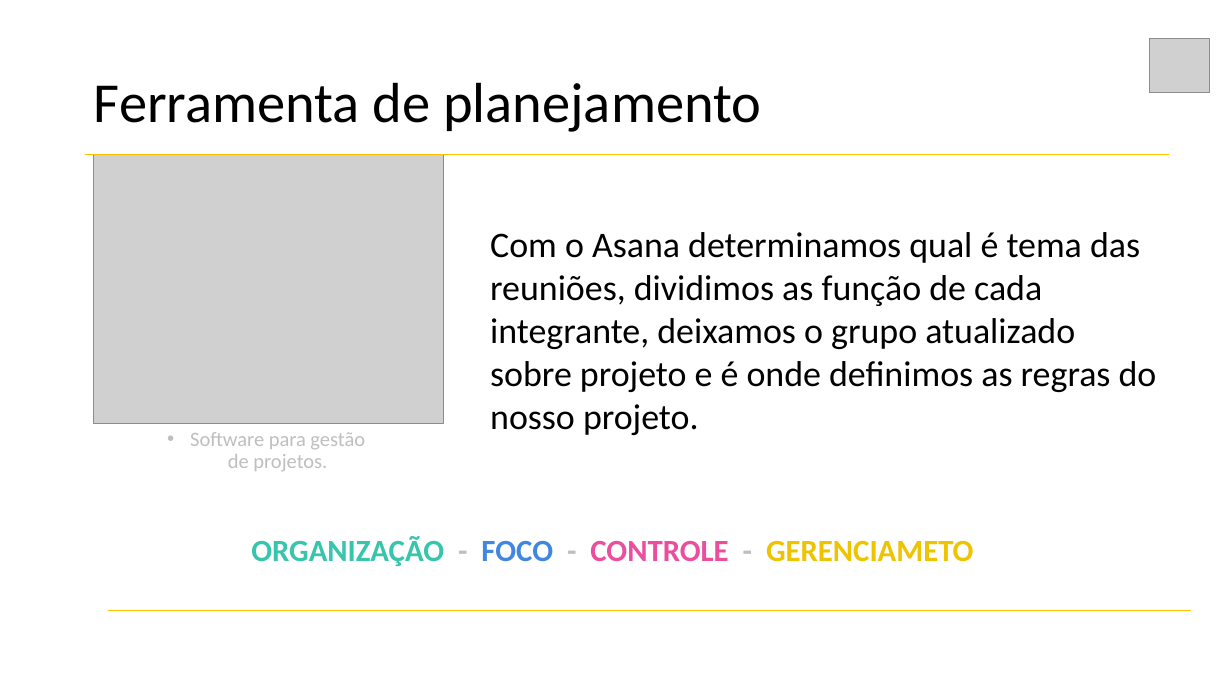
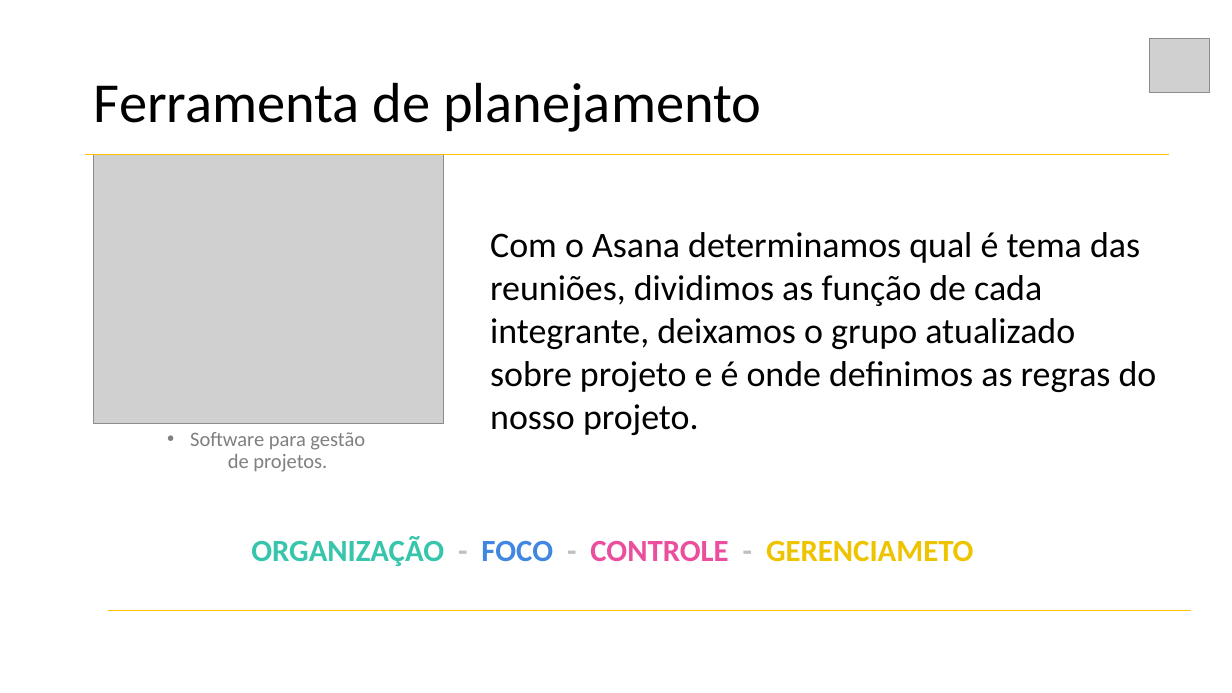
Before and after one commit to larissaSousa1998/segunda-sprint, a slide deck: slide 9 of Documentacao/Sobre o projeto/Apresentação Synergy.pptx. Drawn at 1232x693 pixels with LibreOffice and Linux fonts; fonts in the diff are those of the drawing; grey boxes stand for pictures. Boxes give left, top, right and bottom in pixels: in the first picture for what was removed or moved away, otherwise in the second. Text is boxed around its words. In the diff, an @@ line names an element or a change of style, - is before the commit and + after.

```diff
--- a/Documentacao/Sobre o projeto/Apresentação Synergy.pptx
+++ b/Documentacao/Sobre o projeto/Apresentação Synergy.pptx
@@ text "Software para gestão de projetos." at (190,432,365,472): text colour #BFBFBF to #808080 @@
```
Also in this commit, not shown: 3 other slides changed, 1 slide added, 2 slides removed.
